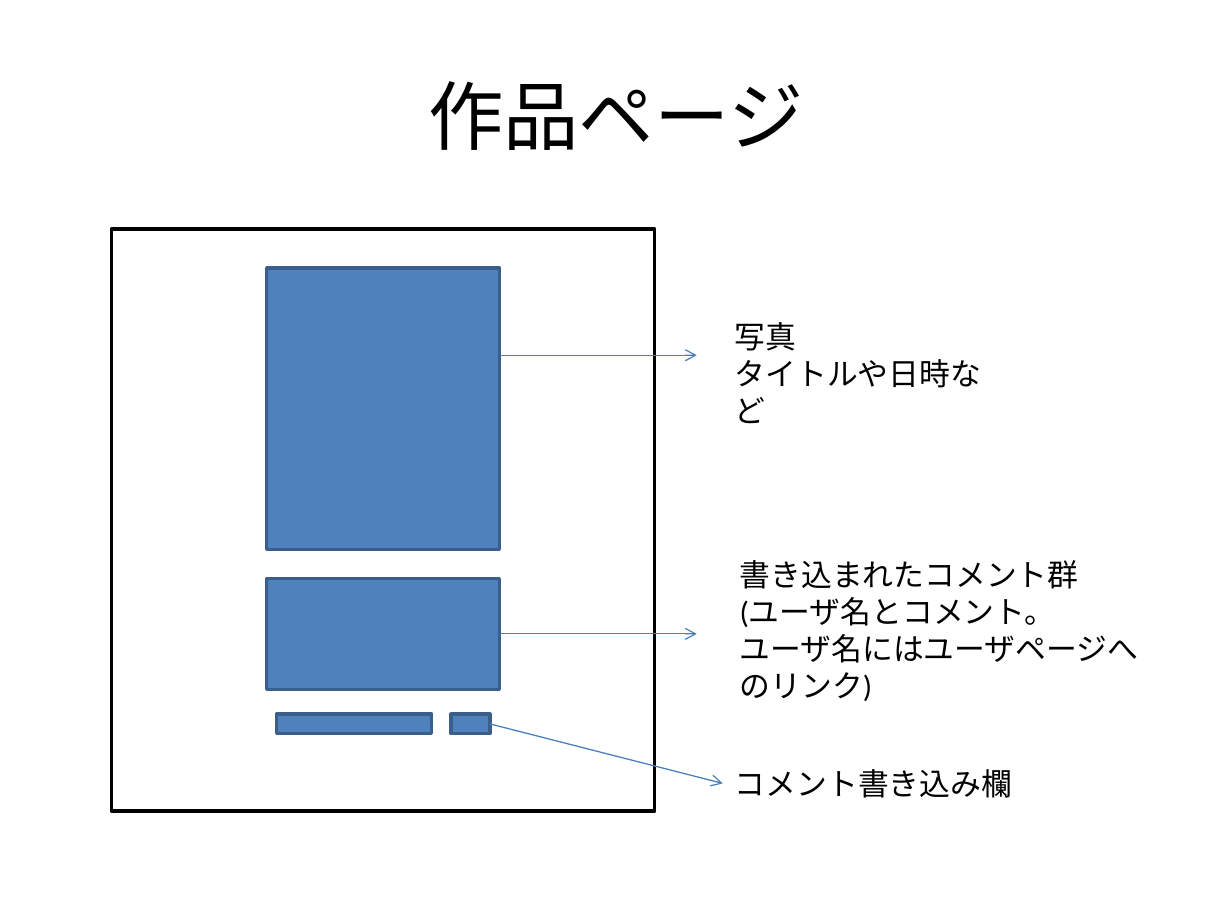
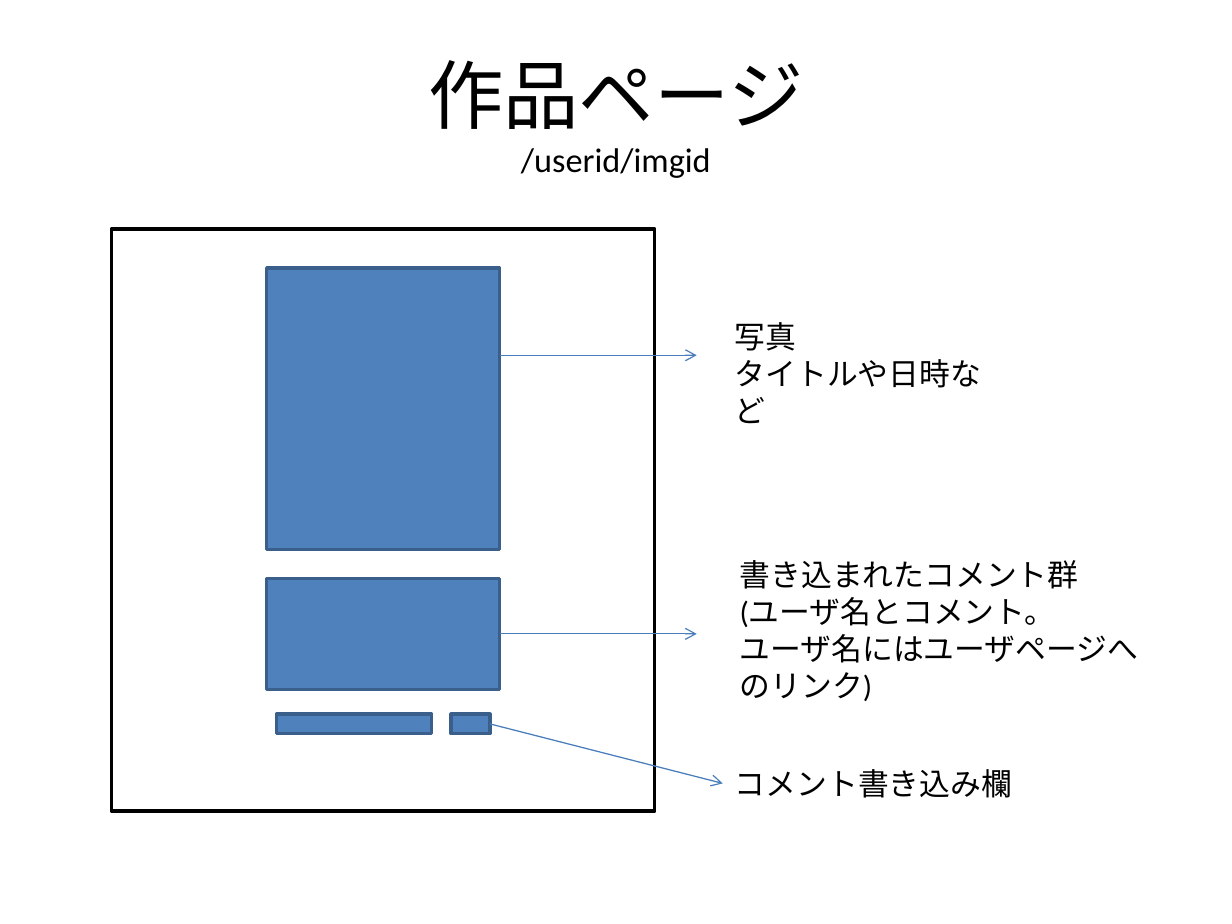
Before and after one commit to yamamo07/Practice, a slide deck: slide 4 of doc/senizu.pptx (slide 5 before the commit). Drawn at 1232x924 pixels with LibreOffice and Linux fonts; fonts in the diff are those of the drawing. Boxes give left, top, right and bottom in pixels: in the first picture for what was removed or moved away, otherwise in the second. Text is boxed around its words. In the diff, an @@ line names an element or a change of style, - is before the commit and + after.

```diff
--- a/doc/senizu.pptx
+++ b/doc/senizu.pptx
@@ title at bbox=[428, 60, 803, 178]: text changed; size 44 to 20 pt @@
-作品ページ
+作品ページ
+/userid/imgid
```
Also in this commit, not shown: 4 other slides changed, 1 slide removed.
